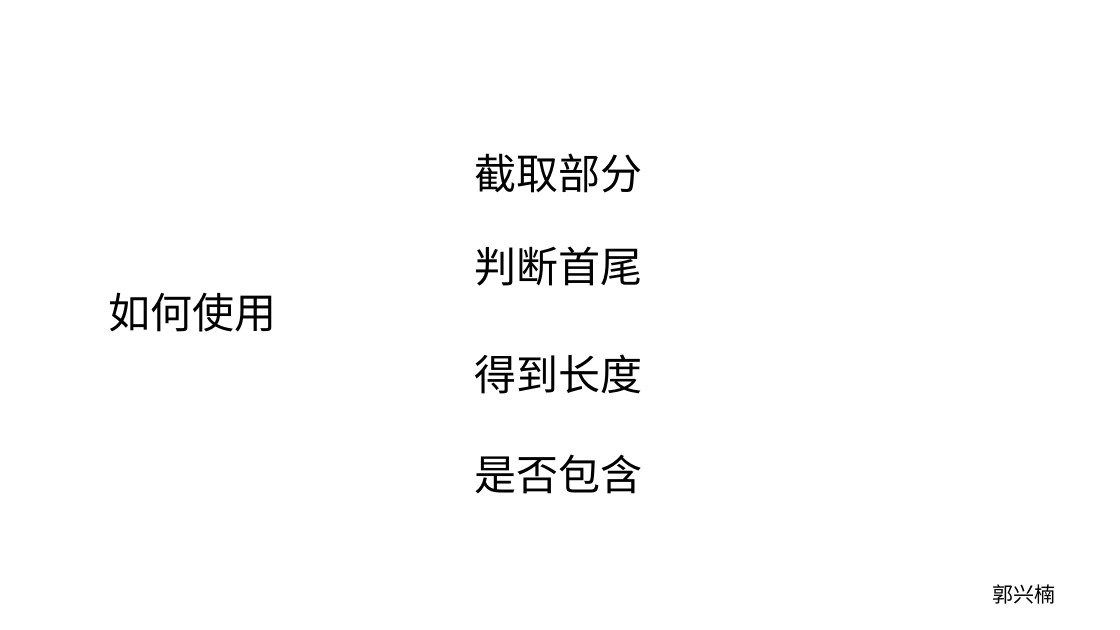
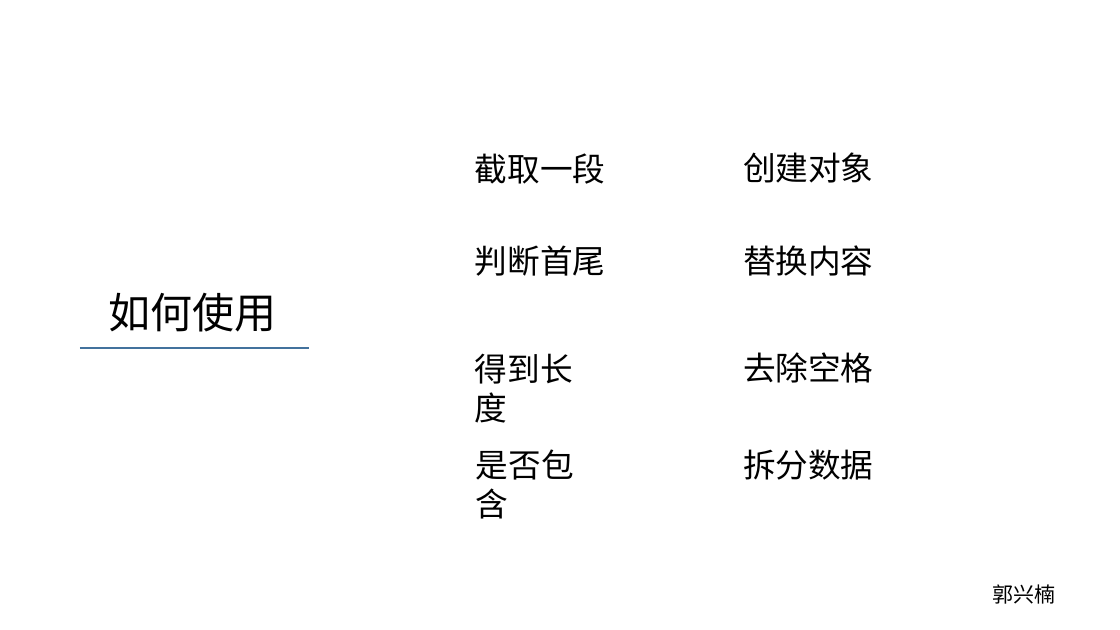
Before and after one commit to mixinan/mygit, a slide deck: slide 14 of 0703.pptx (slide 12 before the commit). Drawn at 1120x630 pixels with LibreOffice and Linux fonts; fonts in the diff are those of the drawing; background and template pictures are left out. Boxes give left, top, right and bottom in pixels: in the first picture for what was removed or moved away, otherwise in the second. Text is boxed around its words. In the diff, an @@ line names an element or a change of style, - is before the commit and + after.

```diff
--- a/0703.pptx
+++ b/0703.pptx
@@ text at (475, 153, 606, 184): text changed; size 36 to 28 pt @@
-截取部分
+截取一段
@@ line added from (80, 348) to (308, 348), #43739E 2.25 pt @@
@@ size 36 to 28 pt in 3 elements at (475, 245, 606, 276), (475, 353, 573, 423), (476, 449, 574, 519) @@
@@ group added at (743, 152, 874, 480): 4 texts @@
+创建对象
+替换内容
+去除空格
+拆分数据
```
Also in this commit, not shown: 5 other slides changed, 4 slides added.
